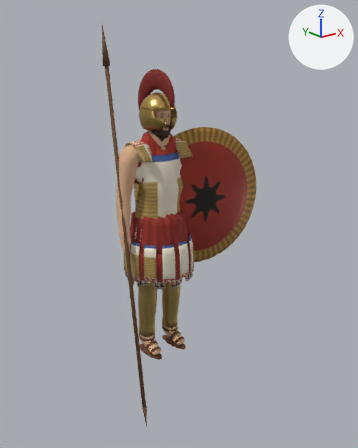
The glTF model modelos/personaje_hoplita_alta.glb: old version first, new version second.
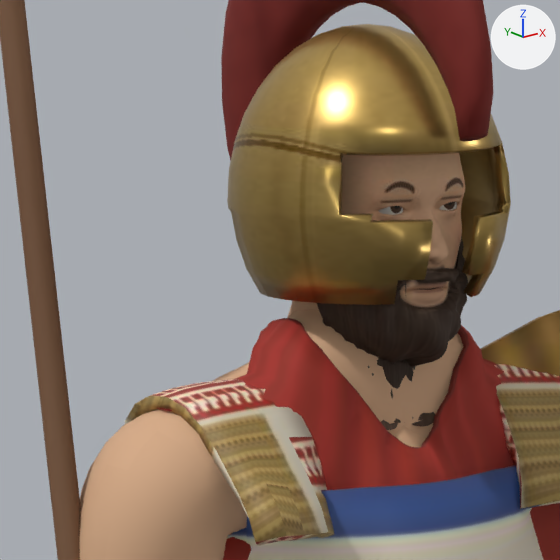
There are two pictures of each version: one whole from a 50 mm lens placed at (-1.92, -2.63, 1.95), pointed at (0.21, 0.03, 0.89), one close up on the part from 30% to 51% of the width and 20% to 37% of the height. Every picture has the same lights, and +X, +Y and +Z are marked at upper right. The last two pictures show the newer version. Vertices at exactly the same position are counted once.

Names of what the first close-up shows: 'casco', 'cimera', 'coraza', 'escudo', 'hombrera', 'hombrera.001', 'hoplita_barba', 'hoplita_cabeza', 'hoplita_cuerpo', 'lanza', 'quiton_corto' and 1 more.
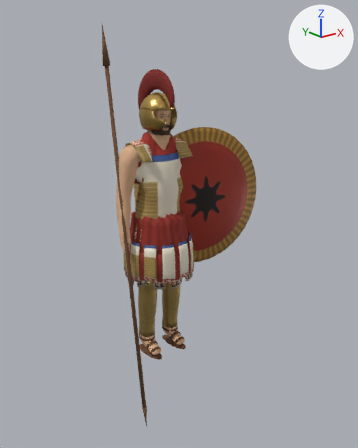
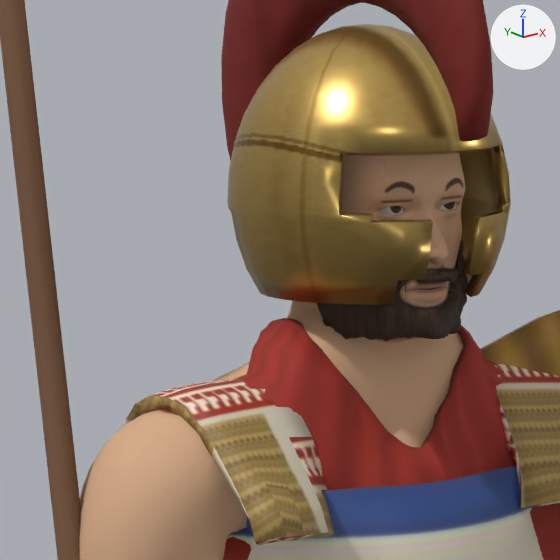
Changed parts and their boxes (x1, y1, x2, y2) in the close-ups (560 x 560 px):
'hoplita_barba', reshaped (45% shorter): before (317, 236, 468, 430); after (317, 236, 468, 342)
part 1 of me_hoplita_barba, cut back: before (343, 327, 460, 430); after (343, 327, 460, 342)
part 2 of me_hoplita_barba, surface changed: before (350, 339, 448, 349)

What changed in the scene script:
```text
Change me_hoplita_barba:
    used by ob_hoplita_barba; location = (0.0, 0.0, 0.0)
    remove me_hoplita_barba.from_pydata(...)  # 2558 vertices, 4540 faces; spans x -0.082..0.082, y -0.12..-0.011, z 1.458..1.652
    add me_hoplita_barba.from_pydata(...)  # 1957 vertices, 3352 faces; spans x -0.075..0.074, y -0.12..-0.011, z 1.547..1.652
    me_hoplita_barba part 1: 104 vertices moved from x -0.059..0.054, y -0.111..-0.018, z 1.543..1.581 to x -0.059..0.05, y -0.11..-0.011, z 1.547..1.575; 692 vertices removed from x -0.082..0.082, y -0.104..-0.018, z 1.458..1.583; 91 vertices added at x -0.059..0.057, y -0.093..-0.018, z 1.548..1.579
    me_hoplita_barba part 2: 52 kept faces spanning x -0.047..0.047, y -0.11..-0.011, z 1.547..1.578 get new texture (UV) coordinates
```
